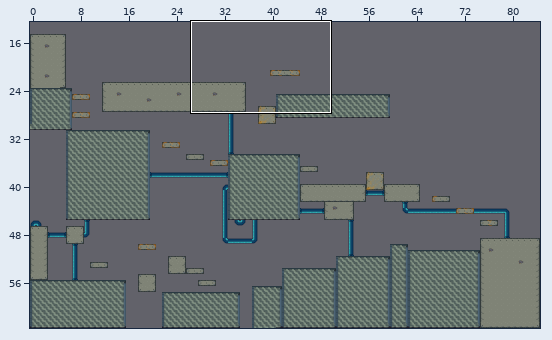
Level history. Tiled map: Data/Levels/0.tmx. The first picture is a wide view before the edit; the outline marks the close-up.
Close-up. Earlier state:
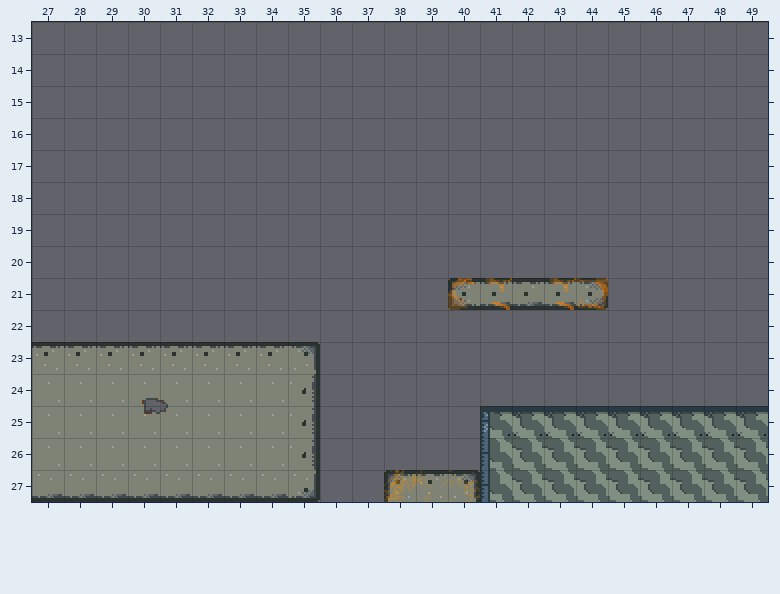
Cells are 16x16 px. Shown: x 27..49, y 13..27.
Now the later version:
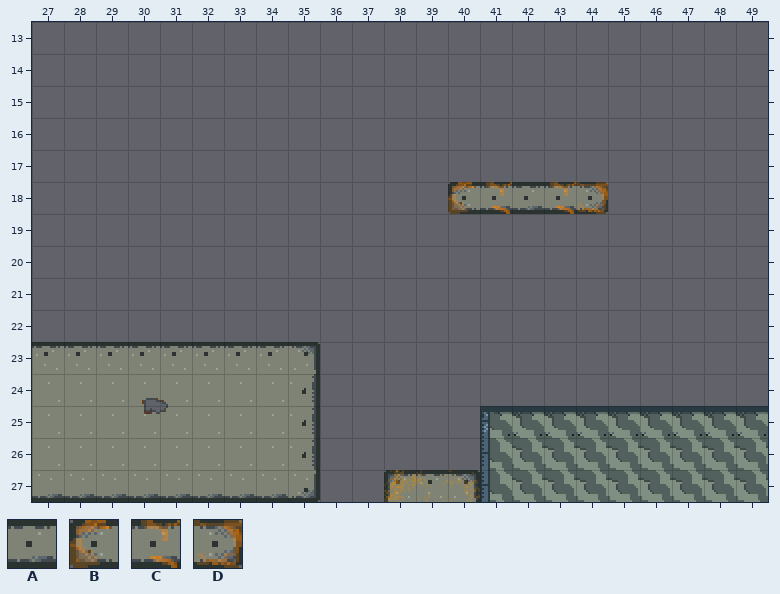
Key: from "Sprite-0002": A 54, B 56, C 57, D 58.
_ is an empty cell.
Change:
{"where": "layer \"Tile Layer 1\""}
{"y":18,"x":40,"old":"_____","new":"BCACD"}
{"y":21,"x":40,"old":"BCACD","new":"_____"}
